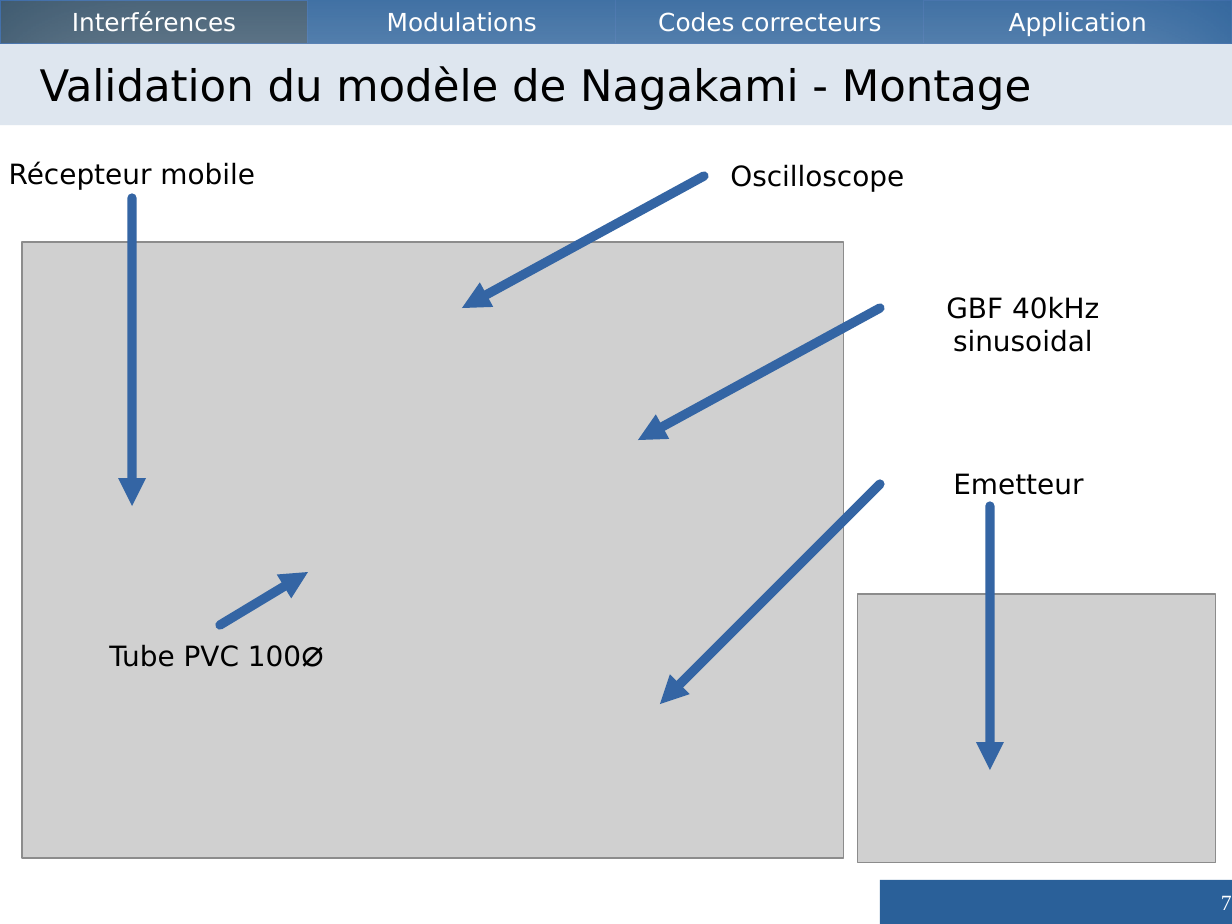
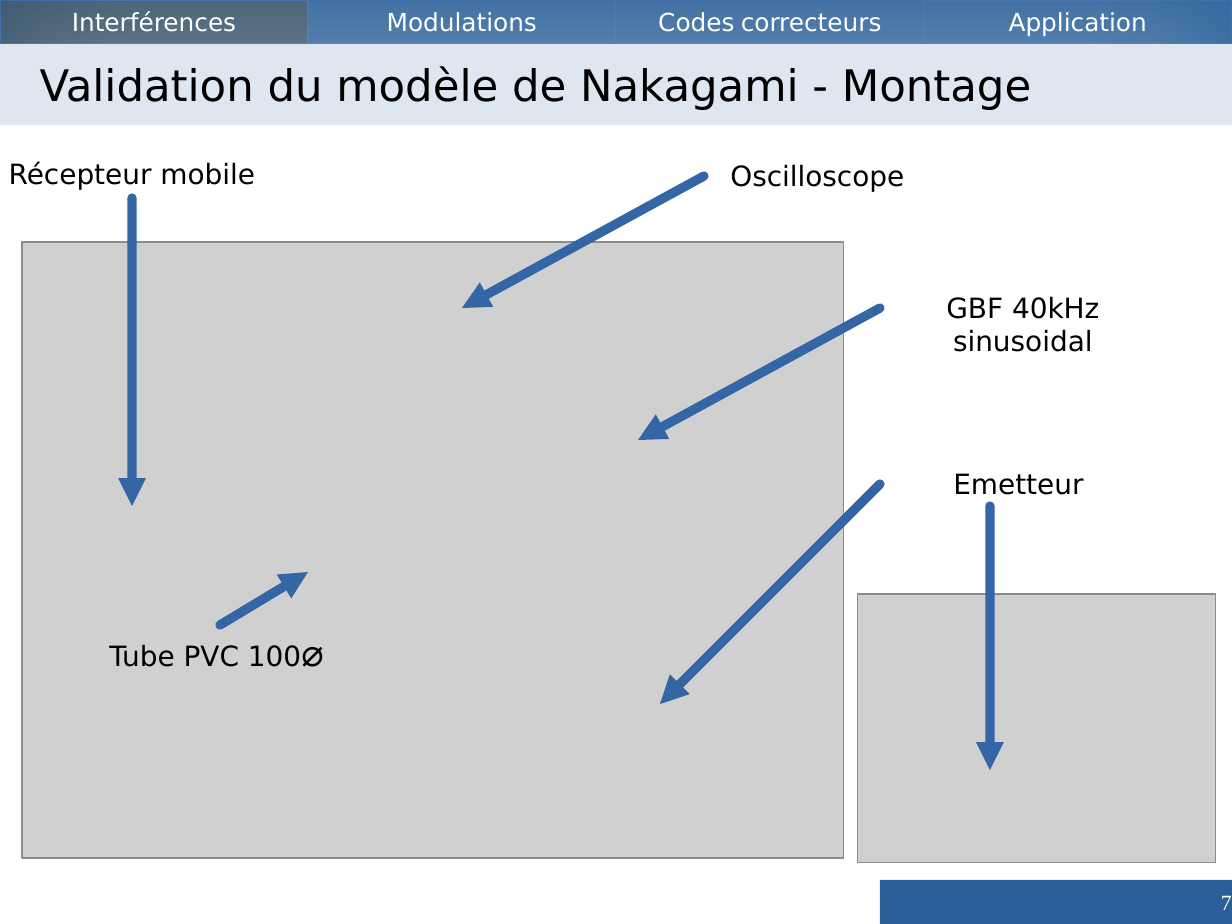
Before and after one commit to Vzrod/tipe, a slide deck: slide 7 of TIPE - Copie.odp. Drawn at 1232x924 pixels with LibreOffice and Linux fonts; fonts in the diff are those of the drawing; grey boxes stand for pictures. Boxes give left, top, right and bottom in pixels: in the first picture for what was removed or moved away, otherwise in the second. Text is boxed around its words. In the diff, an @@ line names an element or a change of style, - is before the commit and + after.

```diff
--- a/TIPE - Copie.odp
+++ b/TIPE - Copie.odp
@@ title at (40, 67, 1031, 110): text changed @@
-Validation du modèle de Nagakami - Montage
+Validation du modèle de Nakagami - Montage
```
Also in this commit, not shown: 18 other slides changed, 1 slide removed, 5 other files.
